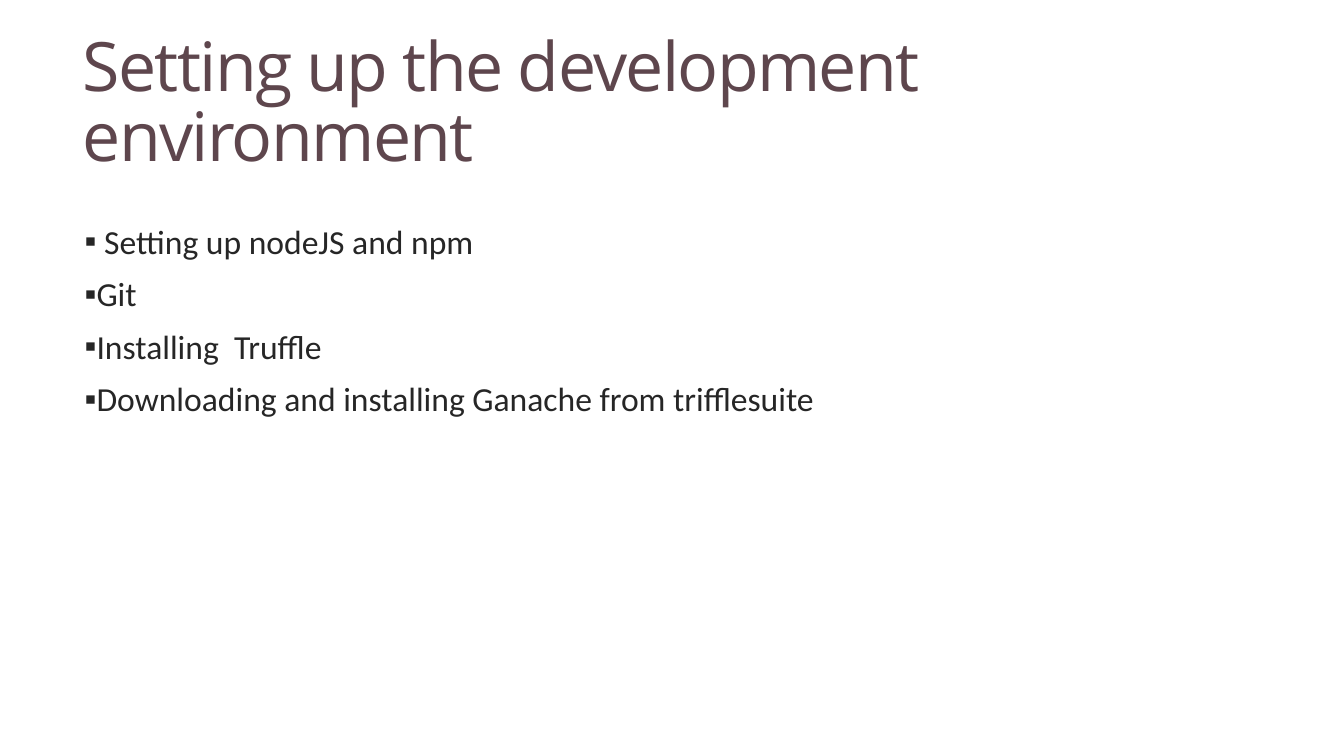
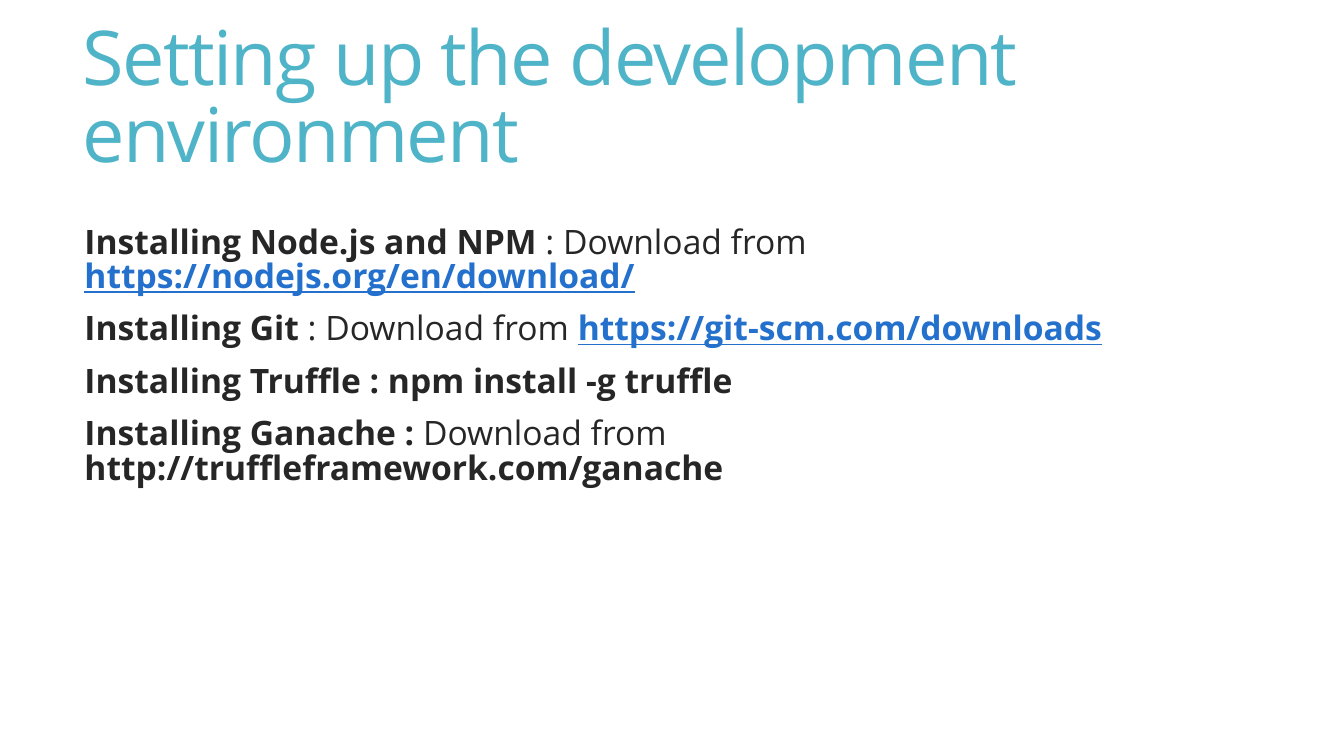
Before and after one commit to PalaashA/POC-Blockchain, a slide deck: slide 11 of Presentations/POC Blockchain 6th sem.pptx. Drawn at 1344x756 pixels with LibreOffice and Linux fonts; fonts in the diff are those of the drawing. Boxes give left, top, right and bottom in pixels: in the first picture for what was removed or moved away, otherwise in the second. Text is boxed around its words. In the diff, an @@ line names an element or a change of style, - is before the commit and + after.

```diff
--- a/Presentations/POC Blockchain 6th sem.pptx
+++ b/Presentations/POC Blockchain 6th sem.pptx
@@ text "Setting up the development environment" at box(82, 27, 1017, 163): size 48.6 to 54 pt, text colour #5E464D to #50B4C8 @@
@@ text at box(84, 228, 1102, 488): text changed; font Calibri to Open Sans; bold on @@
-▪ Setting up nodeJS and npm
-▪ Git
-▪ Installing Truffle
-▪ Downloading and installing Ganache from trifflesuite
+Installing Node.js and NPM : Download from https://nodejs.org/en/download/
+Installing Git : Download from https://git-scm.com/downloads
+Installing Truffle : npm install -g truffle
+Installing Ganache : Download from http://truffleframework.com/ganache
```
Also in this commit, not shown: 17 other slides changed, 1 other file.
